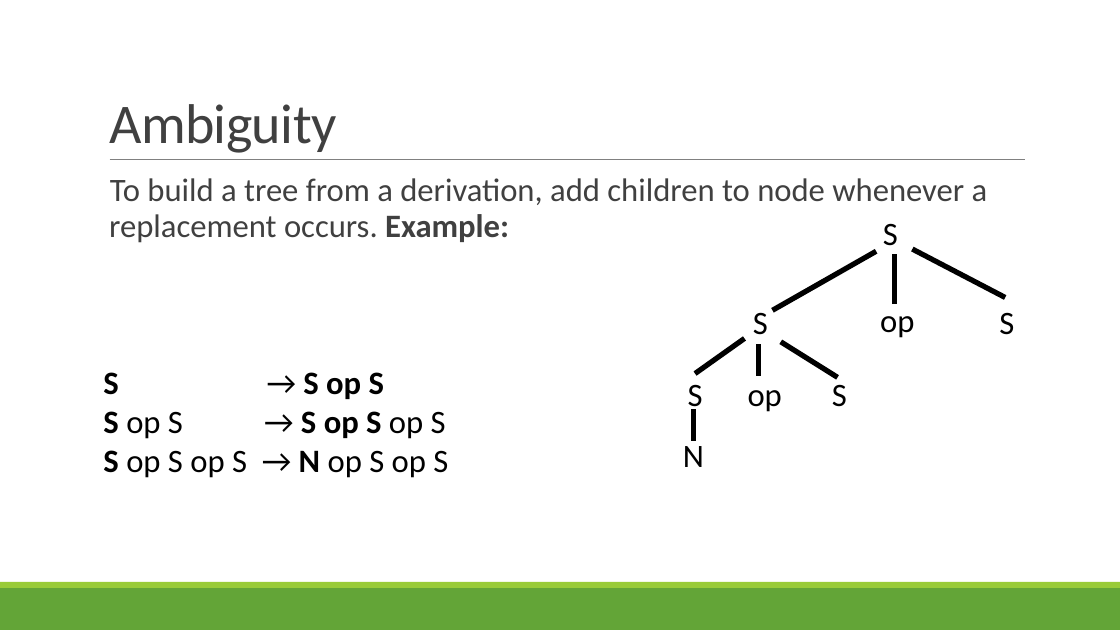
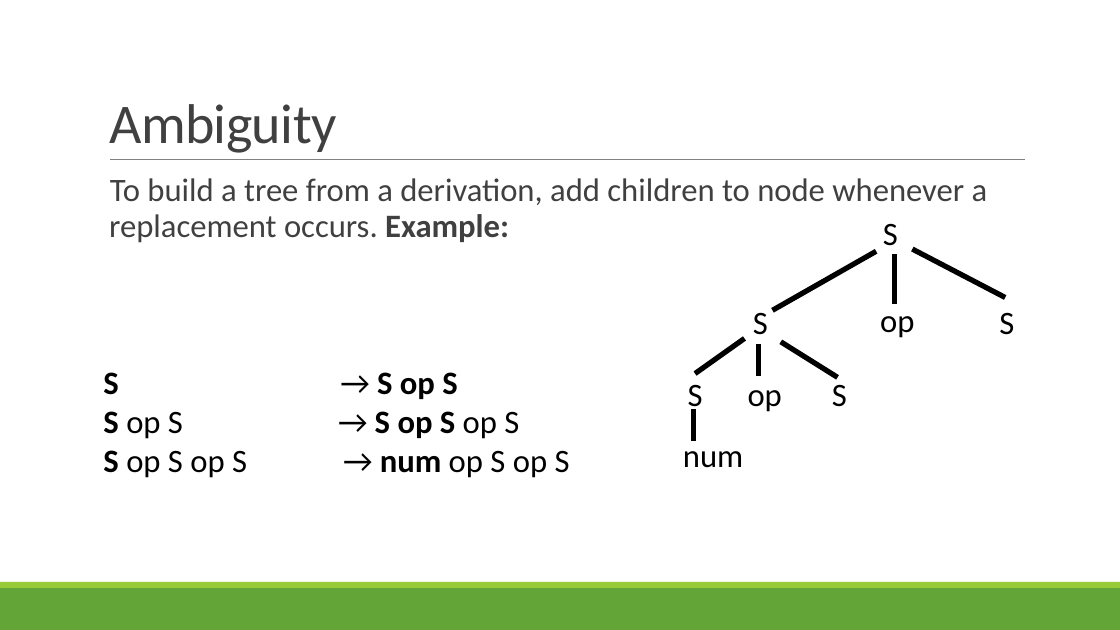
Before and after one commit to rbohrer/pl-course, a slide deck: slide 53 of LectureSlides/03Parsing.pptx. Drawn at 1120x630 pixels with LibreOffice and Linux fonts; fonts in the diff are those of the drawing. Boxes give left, top, right and bottom in pixels: in the first picture for what was removed or moved away, otherwise in the second. Text is boxed around its words. In the diff, an @@ line names an element or a change of style, - is before the commit and + after.

```diff
--- a/LectureSlides/03Parsing.pptx
+++ b/LectureSlides/03Parsing.pptx
@@ text at box(103, 372, 570, 478): text changed @@
-S → S op S
-S op S → S op S op S
-S op S op S → N op S op S
+S → S op S
+S op S → S op S op S
+S op S op S → num op S op S
@@ text at box(683, 451, 743, 468): text changed @@
-N
+num
```
Also in this commit, not shown: 13 other slides changed.
